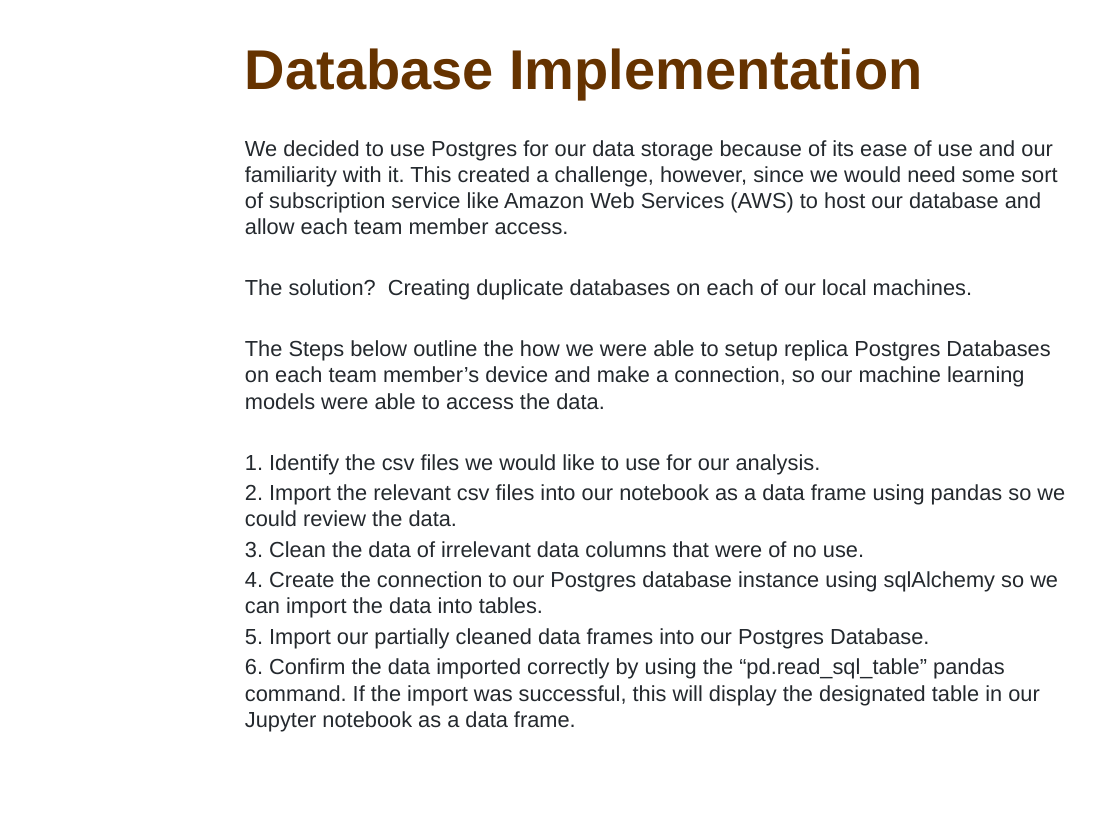
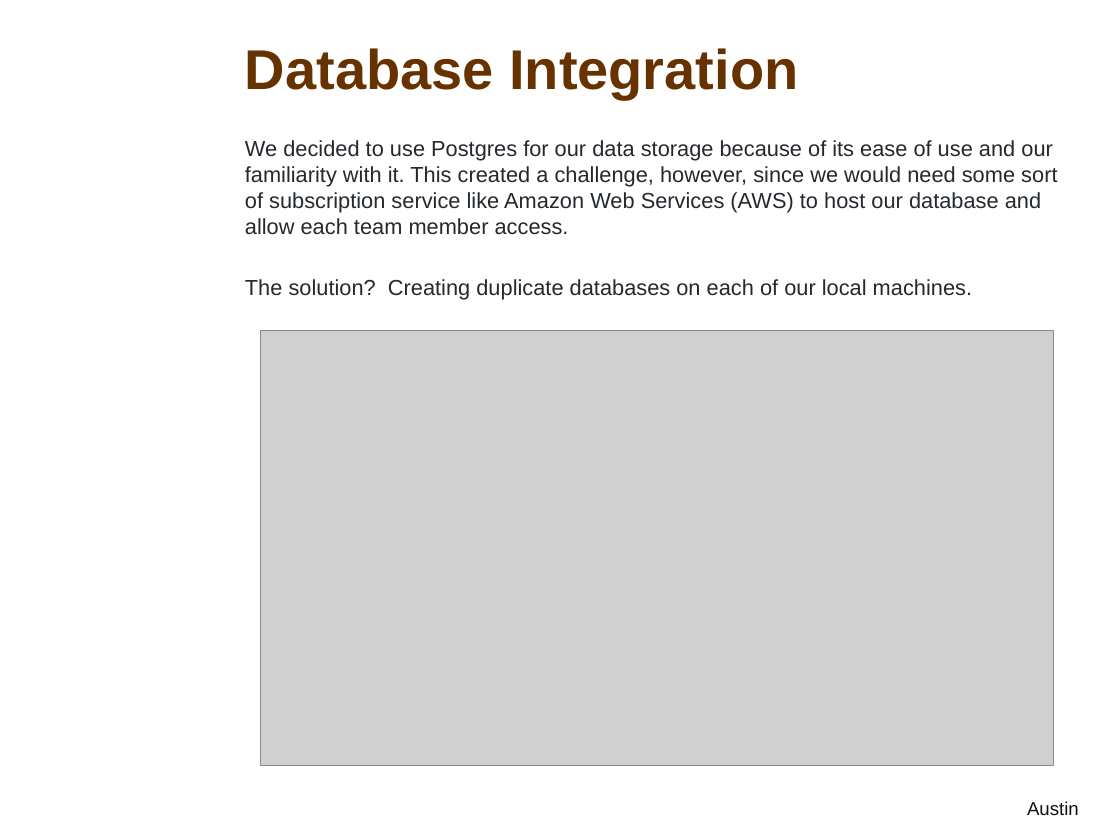
Before and after one commit to davidfashbinder/final_project, a slide deck: slide 4 of Final Presentation.pptx (slide 6 before the commit). Drawn at 1120x840 pixels with LibreOffice and Linux fonts; fonts in the diff are those of the drawing; grey boxes stand for pictures; background and template pictures are left out. Boxes give left, top, right and bottom in pixels: in the first picture for what was removed or moved away, otherwise in the second. Text is boxed around its words. In the diff, an @@ line names an element or a change of style, - is before the commit and + after.

```diff
--- a/Final Presentation.pptx
+++ b/Final Presentation.pptx
@@ title at box(245, 48, 798, 99): text changed @@
-Database Implementation
+Database Integration
@@ text at box(245, 340, 1065, 732): paragraphs removed @@
-The Steps below outline the how we were able to setup replica Postgres Databases on each team member’s device and make a connection, so our machine learning models were able to access the data.
-1. Identify the csv files we would like to use for our analysis.
-2. Import the relevant csv files into our notebook as a data frame using pandas so we could review the data.
-3. Clean the data of irrelevant data columns that were of no use.
-4. Create the connection to our Postgres database instance using sqlAlchemy so we can import the data into tables.
-5. Import our partially cleaned data frames into our Postgres Database.
-6. Confirm the data imported correctly by using the “pd.read_sql_table” pandas command. If the import was successful, this will display the designated table in our Jupyter notebook as a data frame.
@@ picture added at box(260, 330, 1054, 766) @@
@@ text added at box(1027, 801, 1079, 815), 12 pt, text #111111 @@
+Austin
```
Also in this commit, not shown: 8 other slides changed, 7 slides added, 2 slides removed.
